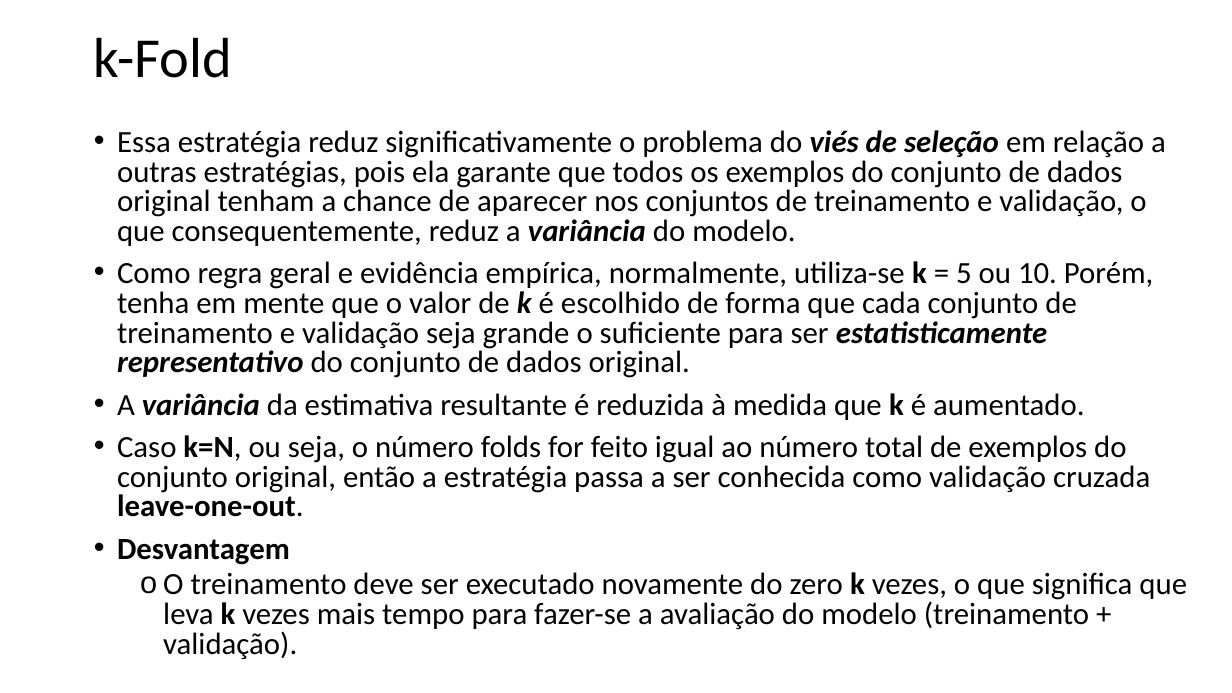
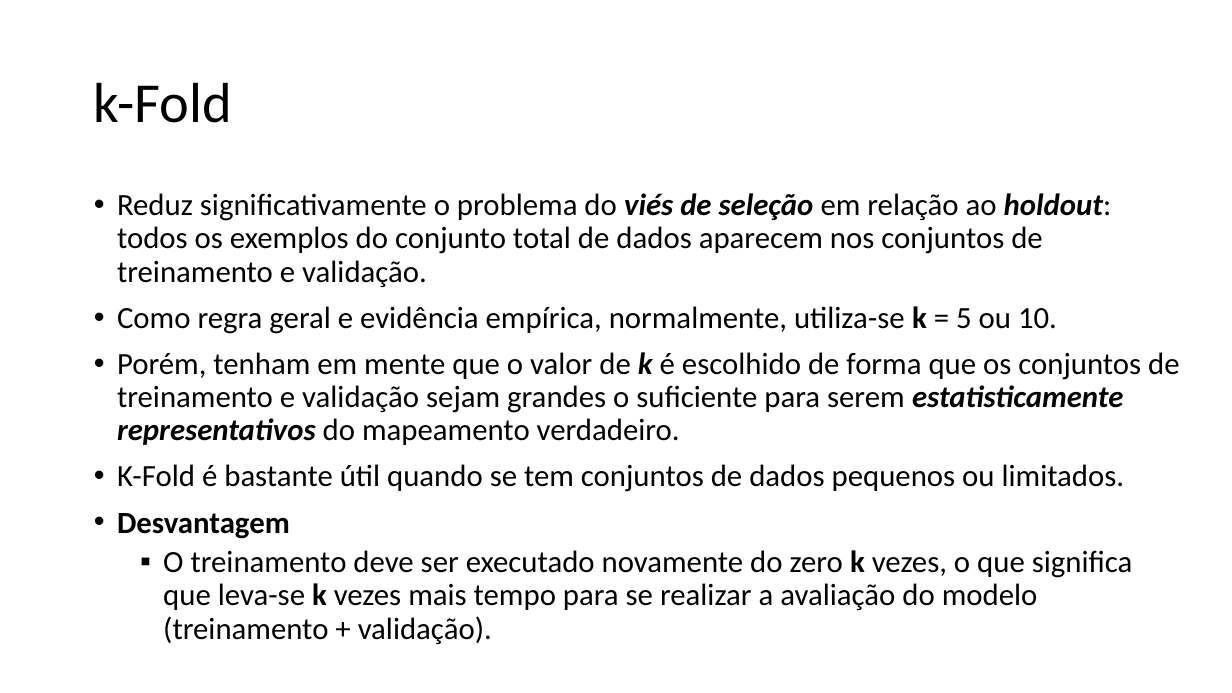
Before and after one commit to zz4fap/t319_aprendizado_de_maquina, a slide deck: slide 7 of slides/T319_Regressão_Linear (Parte V).pptx (slide 10 before the commit). Drawn at 1232x693 pixels with LibreOffice and Linux fonts; fonts in the diff are those of the drawing. Boxes give left, top, right and bottom in pixels: in the first picture for what was removed or moved away, otherwise in the second. Text is boxed around its words. In the diff, an @@ line names an element or a change of style, - is before the commit and + after.

```diff
--- a/slides/T319_Regressão_Linear (Parte V).pptx
+++ b/slides/T319_Regressão_Linear (Parte V).pptx
@@ title "k-Fold": place and size @@
-title "k-Fold" at box(94, 37, 232, 78)
+title "k-Fold" at box(94, 82, 232, 123)
@@ text "Reduz significativamente o problema do ...": place and size @@
-text "Reduz significativamente o problema do ..." at box(117, 130, 1187, 659)
+text "Reduz significativamente o problema do ..." at box(117, 193, 1179, 644)
@@ text at box(117, 193, 1179, 492): text changed @@
-• Essa estratégia reduz significativamente o problema do viés de seleção em relação a outras estratégias, pois ela garante que todos os exemplos do conjunto de dados original tenham a chance de aparecer nos conjuntos de treinamento e validação, o que consequentemente, reduz a variância do modelo.
-• Como regra geral e evidência empírica, normalmente, utiliza-se k = 5 ou 10. Porém, tenha em mente que o valor de k é escolhido de forma que cada conjunto de treinamento e validação seja grande o suficiente para ser estatisticamente representativo do conjunto de dados original.
-• A variância da estimativa resultante é reduzida à medida que k é aumentado.
-• Caso k=N, ou seja, o número folds for feito igual ao número total de exemplos do conjunto original, então a estratégia passa a ser conhecida como validação cruzada leave-one-out.
+• Reduz significativamente o problema do viés de seleção em relação ao holdout: todos os exemplos do conjunto total de dados aparecem nos conjuntos de treinamento e validação.
+• Como regra geral e evidência empírica, normalmente, utiliza-se k = 5 ou 10.
+• Porém, tenham em mente que o valor de k é escolhido de forma que os conjuntos de treinamento e validação sejam grandes o suficiente para serem estatisticamente representativos do mapeamento verdadeiro.
+• K-Fold é bastante útil quando se tem conjuntos de dados pequenos ou limitados.
@@ text at box(117, 513, 290, 539): line spacing 0.8 to 0.9 @@
@@ text at box(163, 550, 1133, 644): text changed @@
-  o O treinamento deve ser executado novamente do zero k vezes, o que significa que leva k vezes mais tempo para fazer-se a avaliação do modelo (treinamento + validação).
+  ▪ O treinamento deve ser executado novamente do zero k vezes, o que significa que leva-se k vezes mais tempo para se realizar a avaliação do modelo (treinamento + validação).
```
Also in this commit, not shown: 5 other slides changed, 7 slides added, 8 slides removed, 8 other files.
